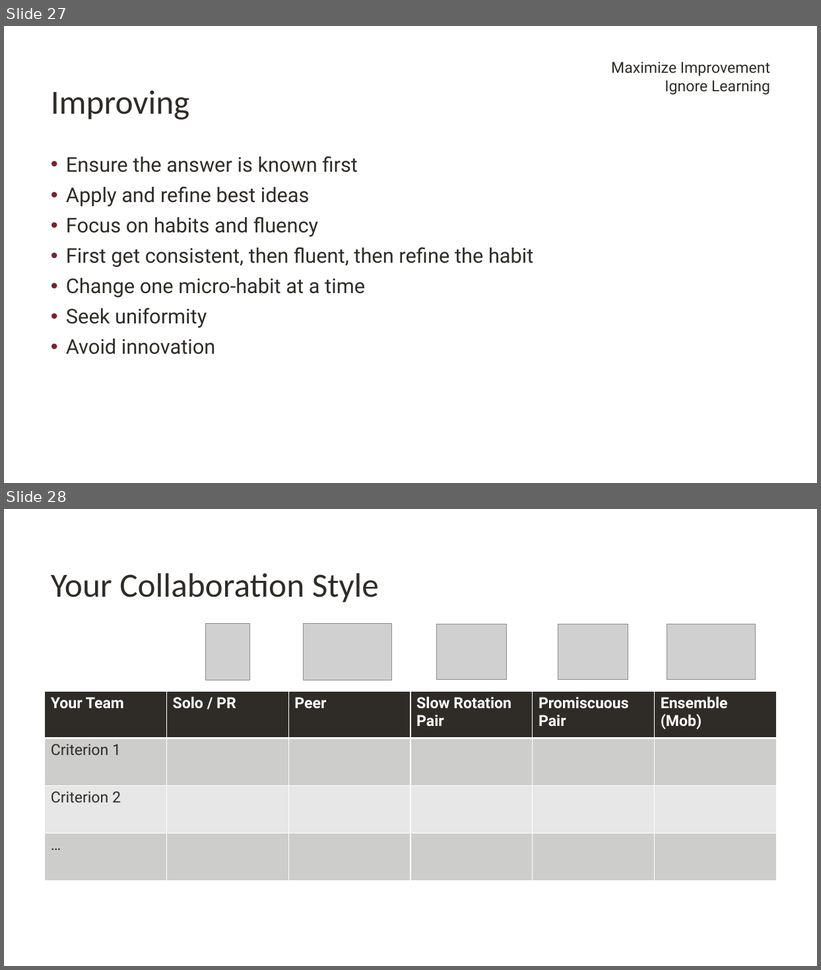
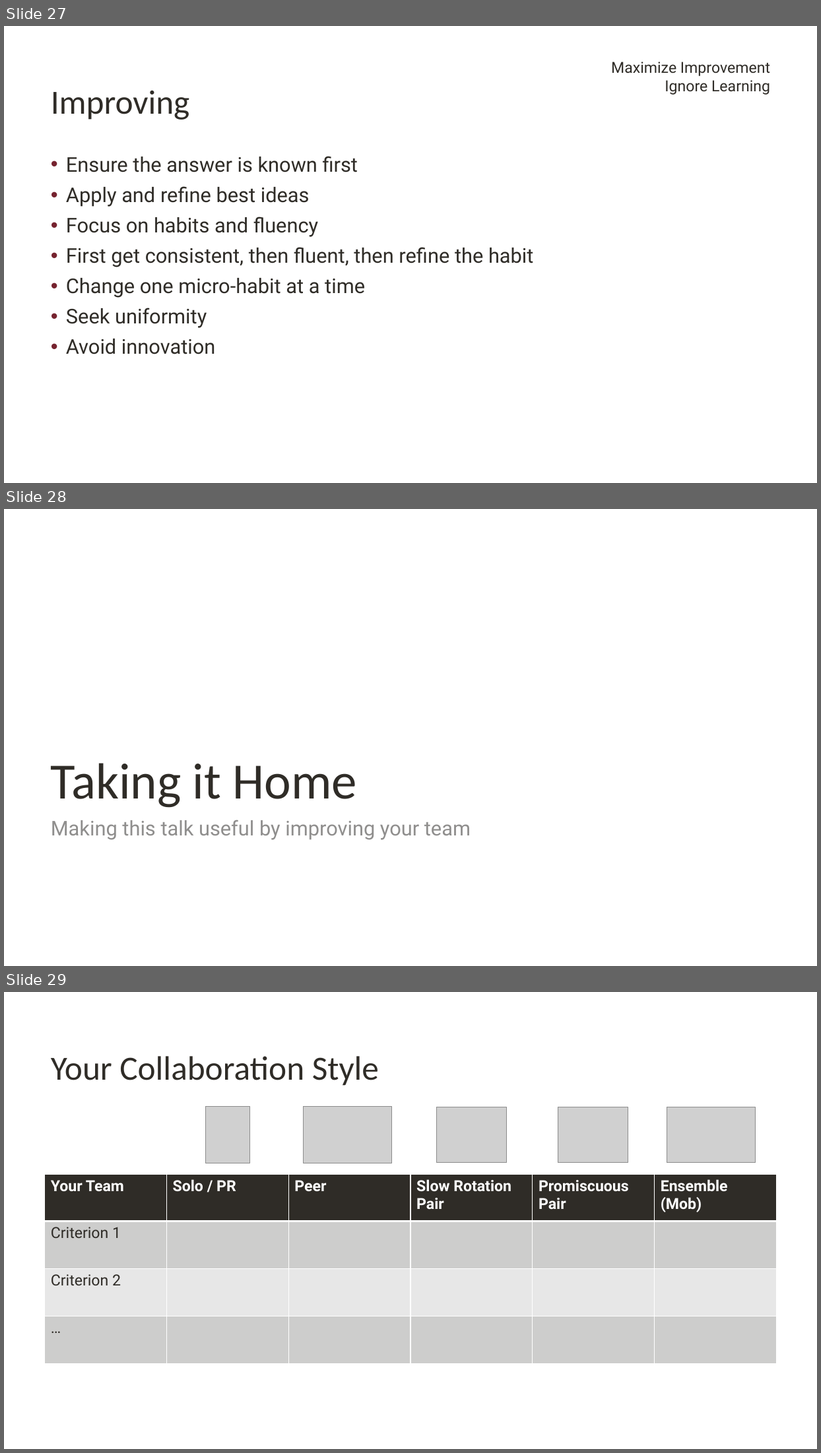
Before and after one commit to digdeeproots/talks, a slide deck: Decks/Craft2023-PromiscuousPairingBeginnerMind.pptx. Shown one above the other, each under a label of ours: slides 27 and 28 before the commit, slides 27, 28 and 29 after it. The pictures are 821x970 and 821x1453 pixels, drawn with LibreOffice and Linux fonts; fonts in the diff are those of the drawing; grey boxes stand for pictures; background and template pictures are left out. Boxes give left, top, right and bottom in pixels: in the first picture for what was removed or moved away, otherwise in the second. Text is boxed around its words. In the diff, an @@ line names an element or a change of style, - is before the commit and + after.

```diff
--- a/Decks/Craft2023-PromiscuousPairingBeginnerMind.pptx
+++ b/Decks/Craft2023-PromiscuousPairingBeginnerMind.pptx
@@ slide 28 added at <box>4,509,817,966</box>, background #FFFFFF @@
@@ title added at <box>51,763,357,808</box>, 60 pt, text #2F2C27 @@
+Taking it Home
@@ text added at <box>51,820,471,840</box>, 24 pt, text #8F8F8E @@
+Making this talk useful by improving your team
@@ what was slide 28 is now slide 29 @@
```
Also in this commit, not shown: 4 slides changed.
